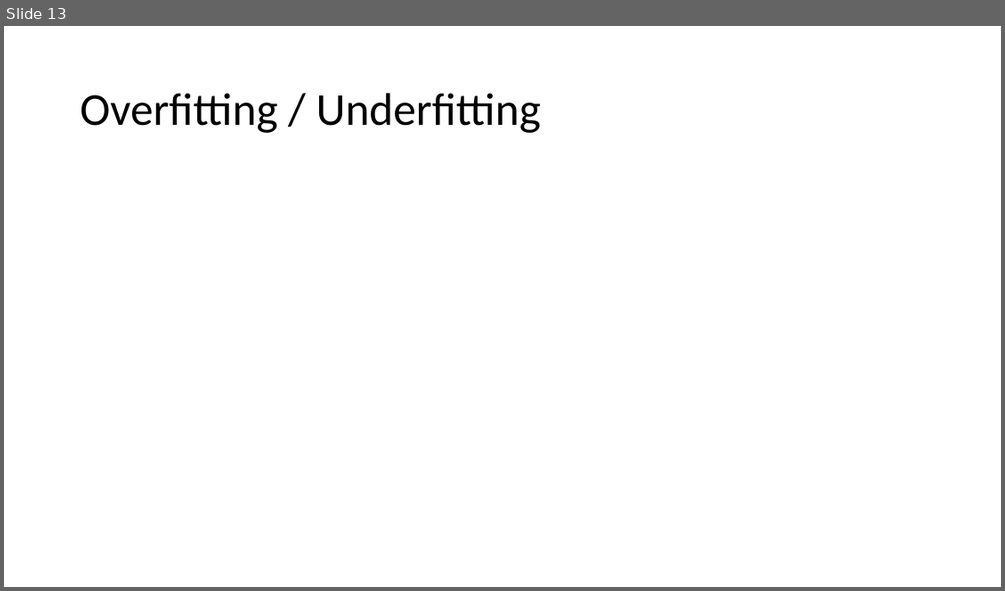
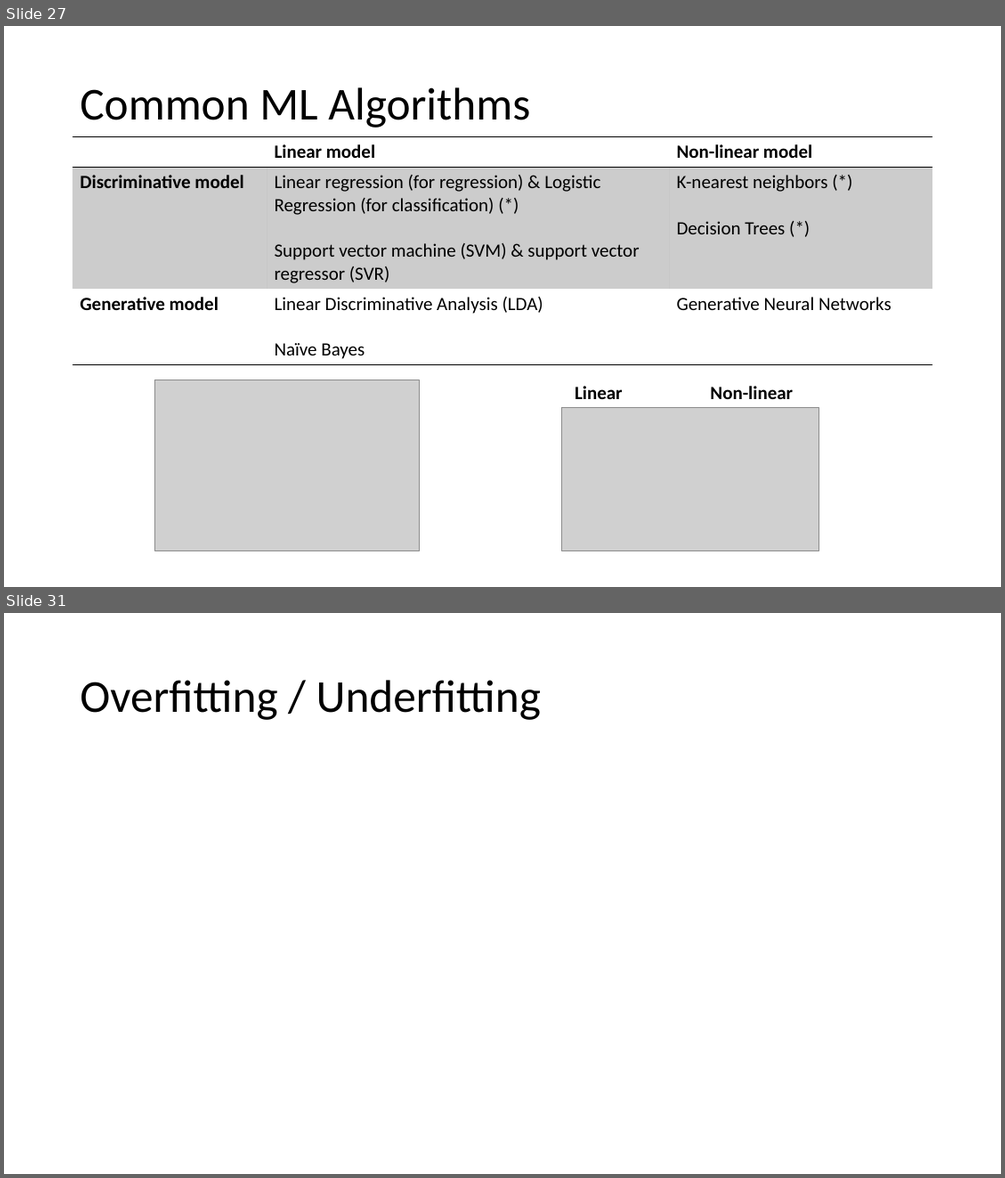
Before and after one commit to alishibli97/peca, a slide deck: slides.pptx. Shown one above the other, each under a label of ours: slide 13 before the commit, slides 27 and 31 after it; the slides between them are not shown. The pictures are 1005x591 and 1005x1178 pixels, drawn with LibreOffice and Linux fonts; fonts in the diff are those of the drawing; grey boxes stand for pictures. Boxes give left, top, right and bottom in pixels: in the first picture for what was removed or moved away, otherwise in the second. Text is boxed around its words. In the diff, an @@ line names an element or a change of style, - is before the commit and + after.

```diff
--- a/slides.pptx
+++ b/slides.pptx
@@ slide 27 added at bbox=[4, 26, 1001, 587], background #FFFFFF @@
@@ title added at bbox=[80, 87, 530, 127], 44 pt, text #000000 @@
+Common ML Algorithms
@@ table added at bbox=[73, 136, 933, 362], 3 rows, 3 columns @@
+ | Linear model | Non-linear model
+Discriminative model | Linear regression (for regression) & Logistic Regression (for classification) (*) / Support vector machine (SVM) & support vector regressor (SVR) | K-nearest neighbors (*) / Decision Trees (*)
+Generative model | Linear Discriminative Analysis (LDA) / Naïve Bayes | Generative Neural Networks
@@ picture added at bbox=[154, 379, 419, 550] @@
@@ text added at bbox=[574, 386, 623, 399], 18 pt, text #000000, bold @@
+Linear
@@ text added at bbox=[710, 386, 793, 399], 18 pt, text #000000, bold @@
+Non-linear
@@ picture added at bbox=[561, 408, 818, 550] @@
@@ what was slide 13 is now slide 31 @@
```
Also in this commit, not shown: 6 slides changed, 23 other slides added, 6 slides removed.
